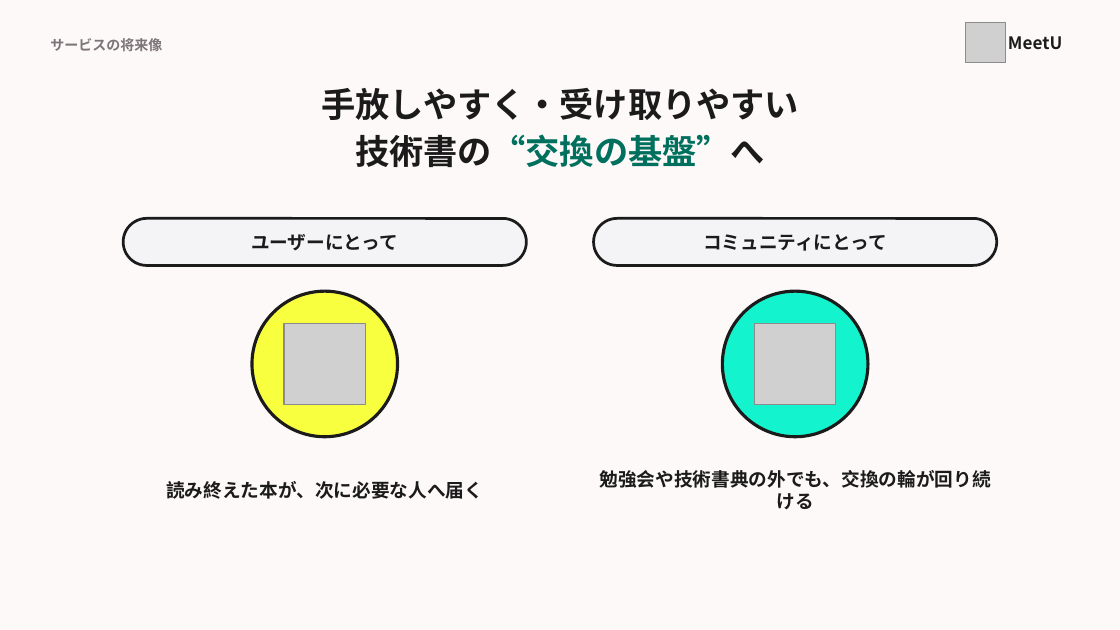
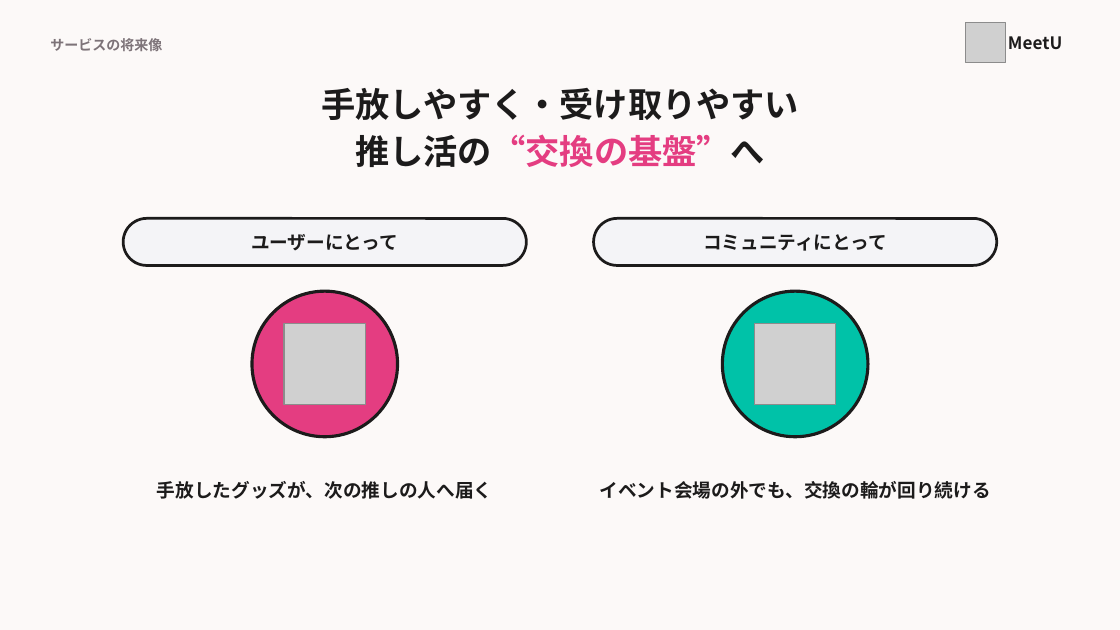
Before and after one commit to MurakamiHonami/MeetU, a slide deck: slide 19 of slide/MeetU_pitch.pptx. Drawn at 1120x630 pixels with LibreOffice and Linux fonts; fonts in the diff are those of the drawing; grey boxes stand for pictures. Boxes give left, top, right and bottom in pixels: in the first picture for what was removed or moved away, otherwise in the second. Text is boxed around its words. In the diff, an @@ line names an element or a change of style, - is before the commit and + after.

```diff
--- a/slide/MeetU_pitch.pptx
+++ b/slide/MeetU_pitch.pptx
@@ text at [355,134,765,167]: text changed; text colour #00705E to #E43D81 @@
-技術書の“交換の基盤”へ
+推し活の“交換の基盤”へ
@@ ellipse at [252,291,398,437]: fill #F8FF3E to #E43D81 @@
@@ ellipse at [722,291,868,437]: fill #13F3CE to #00C2A8 @@
@@ text at [157,481,493,499]: text changed @@
-読み終えた本が、次に必要な人へ届く
+手放したグッズが、次の推しの人へ届く
@@ text at [599,481,990,499]: text changed @@
-勉強会や技術書典の外でも、交換の輪が回り続ける
+イベント会場の外でも、交換の輪が回り続ける
```
Also in this commit, not shown: 21 other slides changed, 12 other files.
